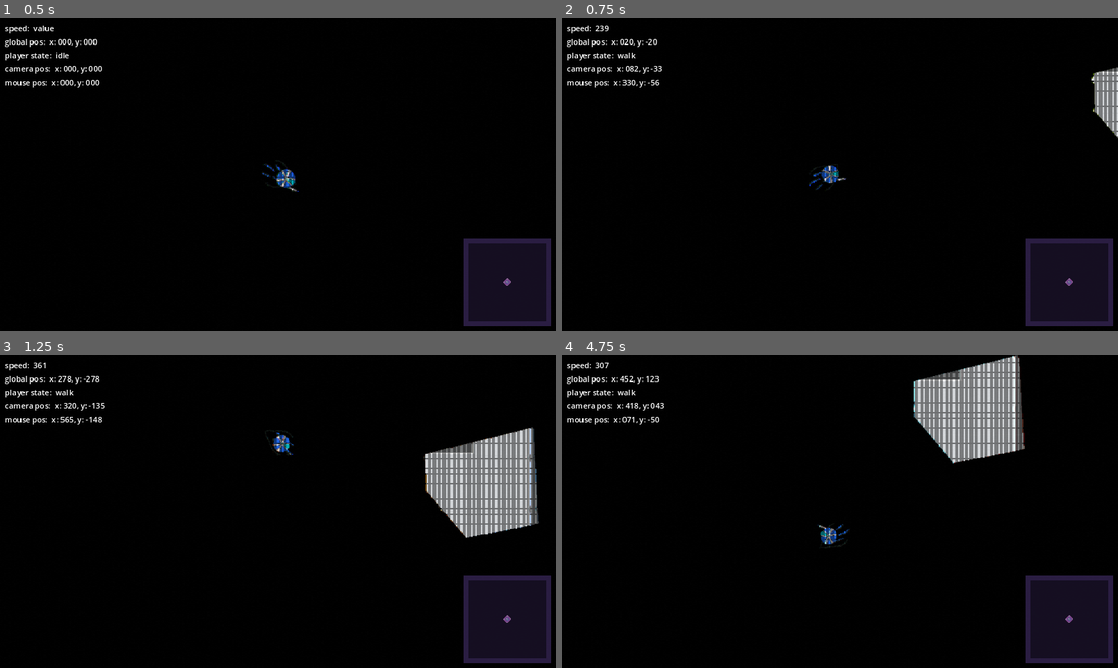
Above: before the commit, frames 1-4 (two rows, left to right).
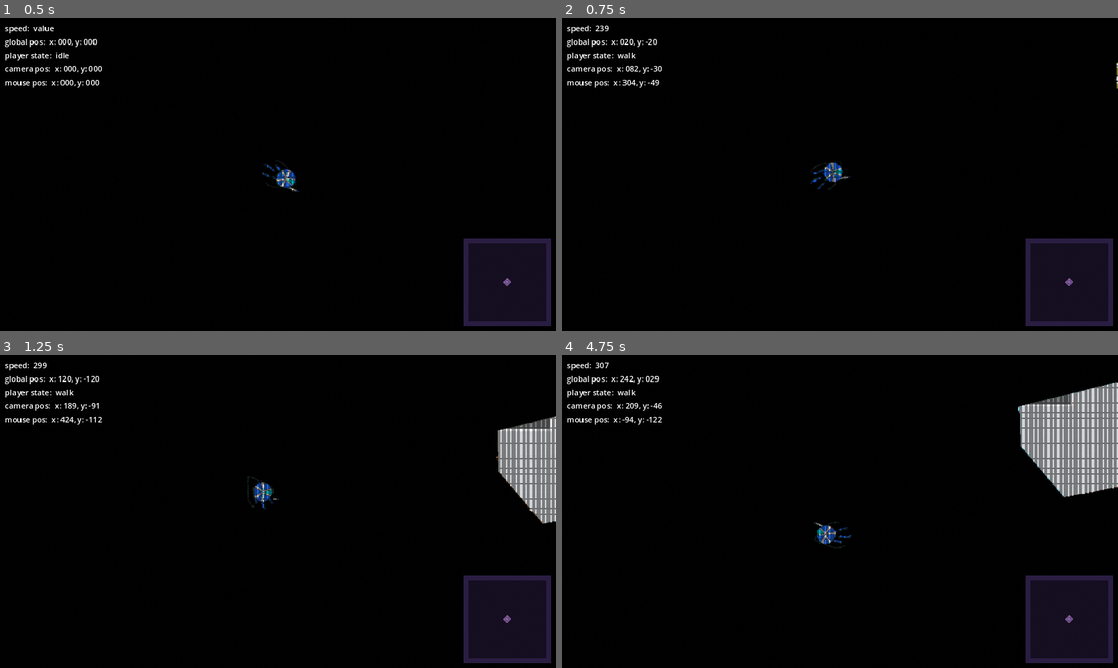
Above: after the commit, the same moments.

Repository: JJPSeno/project-q
Game: Godot game, scene res://World/world.tscn
Same seed, same stepped clock (60 frames per second), same inputs: the game is played once before the commit and once after it.
Inputs (mouse positions are in pixels of both pictures, inside the frame that each line leads up to):
- Up to frame 1 (0.5 s): no input
- Up to frame 2 (0.75 s): tap Enter at 0.5 s; move the mouse to (962, 158) at 0.52 s; hold D (right) from 0.53 s (still down); hold W (base_movement) from 0.53 s (still down)
- Up to frame 3 (1.25 s): keep holding D (right); keep holding W (base_movement); tap Space (dash, bound only before the commit) at 0.8 s
- Up to frame 4 (4.75 s): move the mouse to (728, 527) at 1.27 s; release D (right) at 1.28 s; release W (base_movement) at 1.28 s; hold S (down) 1.28-2.03 s; tap Space (dash, bound only before the commit) at 1.35, 3.05, 3.6 s; tap Shift (run) at 1.55, 4.35 s; move the mouse to (895, 442) at 2.02 s; hold Shift (run) 2.03-2.78 s; hold D (right) 2.03-3.53 s; tap W (base_movement) at 2.3, 2.85, 4.55 s; move the mouse to (812, 574) at 2.77 s; move the mouse to (1006, 558) at 3.52 s; hold Shift (run) 3.53-4.28 s; hold A (left) from 3.53 s (still down); move the mouse to (673, 464) at 4.27 s

Frame 1 is identical in both runs. In frame 2, 1.0% of the frame differs, in the area x 11-100%, y 14-55%; in frame 3, 6.3%; in frame 4, 11%, in the area x 10-100%, y 0-62%.

Commit message:
Add ability controller

Diff:
--- a/Controllers/CameraController/camera_controller.tscn
+++ /dev/null
@@ -1,3 +0,0 @@
-[gd_scene format=3 uid="uid://bslob6terfaas"]
-
-[node name="CameraController" type="Node2D"]
--- a/Controllers/DirectionController/direction_controller.gd
+++ /dev/null
@@ -1,9 +0,0 @@
-extends Node2D
-
-
-@export var parent : Node2D
-
-
-func _process(_delta: float) -> void:
-	if parent != null:
-		parent.look_at(get_global_mouse_position())
--- a/Controllers/DirectionController/direction_controller.tscn
+++ /dev/null
@@ -1,6 +0,0 @@
-[gd_scene load_steps=2 format=3 uid="uid://cdbkt3ih37ybm"]
-
-[ext_resource type="Script" path="res://Controllers/DirectionController/direction_controller.gd" id="1_eqtle"]
-
-[node name="DirectionController" type="Node2D"]
-script = ExtResource("1_eqtle")
--- a/Controllers/MovementController/movement_controller.gd
+++ /dev/null
@@ -1,18 +0,0 @@
-class_name MovementController
-extends Node
-
-
-@export var parent : CharacterBody2D
-
-#try to add this to func _input
-func _physics_process(_delta: float) -> void:
-	if Input.is_action_pressed("base_movement"):
-		if Input.is_action_pressed("run"):
-			get_node("MovementStateMachine").change_state("run")
-		else:
-			get_node("MovementStateMachine").change_state("walk")
-
-		if Input.is_action_just_pressed("dash") and int(parent.velocity.length()) > 0:
-			get_node("MovementStateMachine").change_state("dash")
-	else:
-		get_node("MovementStateMachine").change_state("idle")
--- a/Controllers/MovementController/movement_controller.tscn
+++ /dev/null
@@ -1,20 +0,0 @@
-[gd_scene load_steps=7 format=3 uid="uid://dff0j6n77jhyg"]
-
-[ext_resource type="Script" path="res://Player/movement_state_machine.gd" id="1_ceiam"]
-[ext_resource type="Script" path="res://Controllers/MovementController/movement_controller.gd" id="1_makro"]
-[ext_resource type="Resource" uid="uid://bymv1e5uakhye" path="res://States/MovementStates/idle.tres" id="2_rl13b"]
-[ext_resource type="Resource" uid="uid://7k4h71634wf7" path="res://States/MovementStates/walk.tres" id="3_5ijnh"]
-[ext_resource type="Resource" uid="uid://csqgcgbjwwur8" path="res://States/MovementStates/run.tres" id="4_io8pf"]
-[ext_resource type="Resource" uid="uid://bosgu1a03orev" path="res://States/MovementStates/dash.tres" id="5_cxd8d"]
-
-[node name="MovementController" type="Node"]
-script = ExtResource("1_makro")
-
-[node name="MovementStateMachine" type="Node" parent="."]
-script = ExtResource("1_ceiam")
-movement_states = {
-"dash": ExtResource("5_cxd8d"),
-"idle": ExtResource("2_rl13b"),
-"run": ExtResource("4_io8pf"),
-"walk": ExtResource("3_5ijnh")
-}
--- /dev/null
+++ b/Controllers/PlayerAbilityController/player_ability_controller.gd
@@ -0,0 +1 @@
+extends Node
--- /dev/null
+++ b/Controllers/PlayerAbilityController/player_ability_controller.tscn
@@ -0,0 +1,6 @@
+[gd_scene load_steps=2 format=3 uid="uid://b4s4ypiv7hikj"]
+
+[ext_resource type="Script" path="res://Controllers/PlayerAbilityController/player_ability_controller.gd" id="1_wvmhy"]
+
+[node name="PlayerAbilityController" type="Node"]
+script = ExtResource("1_wvmhy")
--- /dev/null
+++ b/Controllers/PlayerMovementController/player_movement_controller.gd
@@ -0,0 +1,22 @@
+class_name MovementController
+extends Node
+
+
+@export var parent : CharacterBody2D
+@export var input_movement_states : Dictionary
+@export var ability_movement_states : Dictionary
+@onready var input_movement_state_machine: InputMovementStateMachine = $InputMovementStateMachine
+
+@onready var ability_movement_state_machine: AbilityMovementStateMachine = $AbilityMovementStateMachine
+
+#try to add this to func _input
+func _physics_process(_delta: float) -> void:
+	if Input.is_action_pressed("base_movement"):
+		if Input.is_action_pressed("run"):
+			input_movement_state_machine.change_state("run")
+		else:
+			input_movement_state_machine.change_state("walk")
+		#if Input.is_action_just_pressed("dash") and int(parent.velocity.length()) > 0:
+			#get_node("MovementStateMachine").change_state("dash")
+	else:
+		input_movement_state_machine.change_state("idle")
--- /dev/null
+++ b/Controllers/PlayerMovementController/player_movement_controller.tscn
@@ -0,0 +1,20 @@
+[gd_scene load_steps=4 format=3 uid="uid://dff0j6n77jhyg"]
+
+[ext_resource type="Script" path="res://Player/input_movement_state_machine.gd" id="1_ceiam"]
+[ext_resource type="Script" path="res://Controllers/PlayerMovementController/player_movement_controller.gd" id="1_makro"]
+[ext_resource type="Script" path="res://Player/ability_movement_state_machine.gd" id="3_6wjeh"]
+
+[node name="PlayerMovementController" type="Node"]
+script = ExtResource("1_makro")
+
+[node name="InputMovementStateMachine" type="Node" parent="."]
+script = ExtResource("1_ceiam")
+
+[node name="AbilityMovementStateMachine" type="Node" parent="."]
+script = ExtResource("3_6wjeh")
+
+[node name="dash" type="Node2D" parent="AbilityMovementStateMachine"]
+
+[node name="grapple" type="Node2D" parent="AbilityMovementStateMachine"]
+
+[node name="idle" type="Node2D" parent="AbilityMovementStateMachine"]
--- /dev/null
+++ b/Controllers/WorldCameraController/world_camera_controller.tscn
@@ -0,0 +1,6 @@
+[gd_scene load_steps=2 format=3 uid="uid://bslob6terfaas"]
+
+[ext_resource type="Script" path="res://Controllers/WorldCameraController/world_camera_controller.gd" id="1_wks67"]
+
+[node name="WorldCameraController" type="Node2D"]
+script = ExtResource("1_wks67")
--- /dev/null
+++ b/Player/ability_movement_state_machine.gd
@@ -0,0 +1,29 @@
+class_name AbilityMovementStateMachine
+extends Node
+
+var movement_states : Dictionary
+var current_state_name : String
+var movement_controller : Node
+var parent : Node2D
+
+func _ready() -> void:
+	movement_controller = get_parent()
+	parent = movement_controller.parent
+	movement_states = movement_controller.ability_movement_states
+
+
+
+func change_state(state_name: String) -> void:
+	pass
+
+
+func _physics_process(delta: float) -> void:
+	pass
+
+
+func _exit_state(_state_name: String) -> void:
+	pass
+
+
+#func _get_current_state() -> InputMovementState:
+	#pass
--- /dev/null
+++ b/Player/gun.gd
@@ -0,0 +1,6 @@
+extends Node2D
+
+
+# Called every frame. 'delta' is the elapsed time since the previous frame.
+func _process(delta: float) -> void:
+	look_at(get_global_mouse_position())
--- a/Player/movement_state_machine.gd
+++ b/Player/input_movement_state_machine.gd
@@ -1,4 +1,4 @@
-class_name MovementStateMachine
+class_name InputMovementStateMachine
 extends Node
 
 
@@ -26,7 +26,7 @@
 }
 """
 #endregion
-@export var movement_states : Dictionary
+var movement_states : Dictionary
 var current_state_name : String
 var movement_controller : Node
 var parent : Node2D
@@ -41,6 +41,7 @@
 
 func _ready() -> void:
 	movement_controller = get_parent()
+	movement_states = movement_controller.input_movement_states
 	parent = movement_controller.parent
 	current_state_name = "run"
 
@@ -74,5 +75,5 @@
 	pass
 
 
-func _get_current_state() -> MovementState:
+func _get_current_state() -> InputMovementState:
 	return movement_states[current_state_name]
--- a/Player/player.gd
+++ b/Player/player.gd
@@ -1 +1,6 @@
 extends CharacterBody2D
+
+
+
+func _process(_delta: float) -> void:
+	look_at(get_global_mouse_position())
--- a/Player/player.tscn
+++ b/Player/player.tscn
@@ -1,11 +1,14 @@
-[gd_scene load_steps=11 format=3 uid="uid://5liwdgjjhcr2"]
+[gd_scene load_steps=14 format=3 uid="uid://5liwdgjjhcr2"]
 
 [ext_resource type="Script" path="res://Player/player.gd" id="1_t54ku"]
-[ext_resource type="PackedScene" uid="uid://cdbkt3ih37ybm" path="res://Controllers/DirectionController/direction_controller.tscn" id="2_fyewk"]
-[ext_resource type="PackedScene" uid="uid://dff0j6n77jhyg" path="res://Controllers/MovementController/movement_controller.tscn" id="2_qxbrg"]
+[ext_resource type="PackedScene" uid="uid://dff0j6n77jhyg" path="res://Controllers/PlayerMovementController/player_movement_controller.tscn" id="2_qxbrg"]
+[ext_resource type="Resource" uid="uid://bymv1e5uakhye" path="res://States/InputMovementStates/idle.tres" id="3_jy7ve"]
+[ext_resource type="Resource" uid="uid://csqgcgbjwwur8" path="res://States/InputMovementStates/run.tres" id="4_jf46q"]
 [ext_resource type="Texture2D" uid="uid://c25qlso7presn" path="res://Assets/Player/cape2.png" id="4_wlr4d"]
+[ext_resource type="Resource" uid="uid://7k4h71634wf7" path="res://States/InputMovementStates/walk.tres" id="5_d40nl"]
 [ext_resource type="Texture2D" uid="uid://bo6uluwlfq4u2" path="res://Assets/Player/cape1.png" id="5_yk7be"]
 [ext_resource type="Texture2D" uid="uid://bjftovq844y6n" path="res://Assets/Player/gun.png" id="6_8gtic"]
+[ext_resource type="PackedScene" uid="uid://b4s4ypiv7hikj" path="res://Controllers/PlayerAbilityController/player_ability_controller.tscn" id="6_hsx6x"]
 [ext_resource type="Texture2D" uid="uid://c08sui0c2gn88" path="res://Assets/Player/player.png" id="7_78jdo"]
 
 [sub_resource type="CircleShape2D" id="CircleShape2D_4a0ob"]
@@ -22,11 +25,15 @@
 up_direction = Vector2(1, 0)
 script = ExtResource("1_t54ku")
 
-[node name="MovementController" parent="." node_paths=PackedStringArray("parent") instance=ExtResource("2_qxbrg")]
+[node name="PlayerMovementController" parent="." node_paths=PackedStringArray("parent") instance=ExtResource("2_qxbrg")]
 parent = NodePath("..")
+input_movement_states = {
+"idle": ExtResource("3_jy7ve"),
+"run": ExtResource("4_jf46q"),
+"walk": ExtResource("5_d40nl")
+}
 
-[node name="DirectionController" parent="." node_paths=PackedStringArray("parent") instance=ExtResource("2_fyewk")]
-parent = NodePath("..")
+[node name="PlayerAbilityController" parent="." instance=ExtResource("6_hsx6x")]
 
 [node name="CompositeSprite" type="Node2D" parent="."]
 position = Vector2(-5, 13)
@@ -92,5 +99,3 @@
 [node name="CollisionShape2D" type="CollisionShape2D" parent="."]
 position = Vector2(14, 0)
 shape = SubResource("CircleShape2D_hrudf")
-
-[editable path="MovementController"]
--- a/States/MovementStates/dash.tres
+++ b/States/AbilityMovementStates/TODEL_FLAG_dash.tres
@@ -1,13 +1,13 @@
 [gd_resource type="Resource" script_class="MovementState" load_steps=2 format=3 uid="uid://bosgu1a03orev"]
 
-[ext_resource type="Script" path="res://States/MovementStates/movement_state.gd" id="1_37jfi"]
+[ext_resource type="Script" path="res://States/InputMovementStates/input_movement_state.gd" id="1_37jfi"]
 
 [resource]
 script = ExtResource("1_37jfi")
 name = "dash"
 id = 3
-speed = 2000.0
-camera_zoom = Vector2(1, 1)
-camera_speed = 40.0
+speed = 3000.0
+camera_zoom = Vector2(0.9, 0.9)
+camera_speed = 5.0
 acceleration = 4500.0
 friction = 1.0
--- /dev/null
+++ b/States/AbilityMovementStates/ability_movement_state.gd
@@ -0,0 +1,11 @@
+class_name AbilityMovementState
+extends Resource
+#TODO: CHANGE OR EVEN REMOVE
+@export var name : String
+@export var id : int
+@export var speed := 200.0
+@export var camera_zoom := Vector2(1,1)
+@export var camera_speed := 5.0
+@export var acceleration := 1.0
+@export var friction := 1.0
+@export_multiline var callback : String
--- /dev/null
+++ b/States/AbilityMovementStates/grappling_hook.tres
@@ -0,0 +1,14 @@
+[gd_resource type="Resource" script_class="AbilityMovementState" load_steps=2 format=3 uid="uid://gptsft0npy12"]
+
+[ext_resource type="Script" path="res://States/AbilityMovementStates/ability_movement_state.gd" id="1_t6bj4"]
+
+[resource]
+script = ExtResource("1_t6bj4")
+name = ""
+id = 0
+speed = 200.0
+camera_zoom = Vector2(1, 1)
+camera_speed = 5.0
+acceleration = 1.0
+friction = 1.0
+callbacks = ""
--- a/States/MovementStates/idle.tres
+++ b/States/InputMovementStates/idle.tres
@@ -1,6 +1,6 @@
 [gd_resource type="Resource" script_class="MovementState" load_steps=2 format=3 uid="uid://bymv1e5uakhye"]
 
-[ext_resource type="Script" path="res://States/MovementStates/movement_state.gd" id="1_3qv66"]
+[ext_resource type="Script" path="res://States/InputMovementStates/input_movement_state.gd" id="1_3qv66"]
 
 [resource]
 script = ExtResource("1_3qv66")
@@ -8,6 +8,6 @@
 id = 0
 speed = 0.0
 camera_zoom = Vector2(1, 1)
-camera_speed = 10.0
+camera_speed = 5.0
 acceleration = 1.0
 friction = 6.0
--- a/States/MovementStates/movement_state.gd
+++ b/States/InputMovementStates/input_movement_state.gd
@@ -1,4 +1,4 @@
-class_name MovementState
+class_name InputMovementState
 extends Resource
 
 @export var name : String
--- a/States/MovementStates/run.tres
+++ b/States/InputMovementStates/run.tres
@@ -1,13 +1,13 @@
 [gd_resource type="Resource" script_class="MovementState" load_steps=2 format=3 uid="uid://csqgcgbjwwur8"]
 
-[ext_resource type="Script" path="res://States/MovementStates/movement_state.gd" id="1_fbbvw"]
+[ext_resource type="Script" path="res://States/InputMovementStates/input_movement_state.gd" id="1_fbbvw"]
 
 [resource]
 script = ExtResource("1_fbbvw")
 name = "run"
 id = 2
 speed = 600.0
-camera_zoom = Vector2(0.7, 0.7)
-camera_speed = 10.0
+camera_zoom = Vector2(0.8, 0.8)
+camera_speed = 8.0
 acceleration = 12.0
 friction = 1.0
--- a/States/MovementStates/walk.tres
+++ b/States/InputMovementStates/walk.tres
@@ -1,13 +1,13 @@
 [gd_resource type="Resource" script_class="MovementState" load_steps=2 format=3 uid="uid://7k4h71634wf7"]
 
-[ext_resource type="Script" path="res://States/MovementStates/movement_state.gd" id="1_blkpx"]
+[ext_resource type="Script" path="res://States/InputMovementStates/input_movement_state.gd" id="1_blkpx"]
 
 [resource]
 script = ExtResource("1_blkpx")
 name = "walk"
 id = 1
 speed = 300.0
-camera_zoom = Vector2(0.9, 0.9)
+camera_zoom = Vector2(1, 1)
 camera_speed = 10.0
 acceleration = 8.0
 friction = 1.0
--- a/World/world.tscn
+++ b/World/world.tscn
@@ -1,8 +1,7 @@
-[gd_scene load_steps=10 format=4 uid="uid://bies7lf8gaipr"]
+[gd_scene load_steps=9 format=4 uid="uid://bies7lf8gaipr"]
 
-[ext_resource type="PackedScene" uid="uid://bslob6terfaas" path="res://Controllers/CameraController/camera_controller.tscn" id="1_bdx5k"]
+[ext_resource type="PackedScene" uid="uid://bslob6terfaas" path="res://Controllers/WorldCameraController/world_camera_controller.tscn" id="1_bdx5k"]
 [ext_resource type="PackedScene" uid="uid://5liwdgjjhcr2" path="res://Player/player.tscn" id="1_q4ndm"]
-[ext_resource type="Script" path="res://Controllers/CameraController/camera_controller.gd" id="2_iu3vl"]
 [ext_resource type="PackedScene" uid="uid://lhqm11dande5" path="res://World/Obstacles/obstacle_tilemap.tscn" id="2_tj0or"]
 [ext_resource type="PackedScene" uid="uid://7t16qx7bdmoo" path="res://GUI/MainCanvasLayer/main_canvas_layer.tscn" id="4_anaq4"]
 [ext_resource type="PackedScene" uid="uid://bf06v3pe65dgu" path="res://GUI/MainCanvasLayer/Minimap/Minimap.tscn" id="6_ci66x"]
@@ -51,17 +50,16 @@
 environment = SubResource("Environment_6syww")
 
 [node name="ObstacleTilemap" parent="." instance=ExtResource("2_tj0or")]
-tile_map_data = PackedByteArray("AAAuAPX/AAAAAAAAAQD//yMAAAA …(115 unchanged characters)… AAAQCT//j/AAAAAAAAAQDA/7H/AAAAAAAAAQA7AJL/AAAAAAAAAQA7AJH/AAAAAAAAAQCsANb/AAAAAAAAAQCpAFcAAAAAAA …(72 unchanged characters)…
+tile_map_data = PackedByteArray("AAAuAPX/AAAAAAAAAQD//yMAAAA …(115 unchanged characters)… AAAQCT//j/AAAAAAAAAQDA/7H/AAAAAAAAAQA7AJH/AAAAAAAAAQCsANb/AAAAAAAAAQCpAFcAAAAAAA …(72 unchanged characters)…
 
-[node name="CameraController" parent="." node_paths=PackedStringArray("player_node") instance=ExtResource("1_bdx5k")]
-script = ExtResource("2_iu3vl")
+[node name="WorldCameraController" parent="." node_paths=PackedStringArray("player_node") instance=ExtResource("1_bdx5k")]
 player_node = NodePath("../Player")
 
-[node name="WorldCamera" type="Camera2D" parent="CameraController"]
+[node name="WorldCamera" type="Camera2D" parent="WorldCameraController"]
 unique_name_in_owner = true
 enabled = false
 
-[node name="PlayerCamera" type="Camera2D" parent="CameraController"]
+[node name="PlayerCamera" type="Camera2D" parent="WorldCameraController"]
 unique_name_in_owner = true
 position_smoothing_enabled = true
 position_smoothing_speed = 10.0
--- a/project.godot
+++ b/project.godot
@@ -55,14 +55,14 @@
 "events": [Object(InputEventKey,"resource_local_to_scene":false,"resource_name":"","device":-1,"window_id":0,"alt_press …(192 unchanged characters)…
 ]
 }
-dash={
-"deadzone": 0.5,
-"events": [Object(InputEventKey,"resource_local_to_scene":false,"resource_name":"","device":-1,"window_id":0,"alt_pressed":false,"shift_pressed":false,"ctrl_pressed":false,"meta_pressed":false,"pressed":false,"keycode":0,"physical_keycode":32,"key_label":0,"unicode":32,"location":0,"echo":false,"script":null)
-]
-}
 run={
 "deadzone": 0.5,
 "events": [Object(InputEventKey,"resource_local_to_scene":false,"resource_name":"","device":-1,"window_id":0,"alt_press …(195 unchanged characters)…
+]
+}
+special={
+"deadzone": 0.5,
+"events": [Object(InputEventKey,"resource_local_to_scene":false,"resource_name":"","device":-1,"window_id":0,"alt_pressed":false,"shift_pressed":false,"ctrl_pressed":false,"meta_pressed":false,"pressed":false,"keycode":0,"physical_keycode":32,"key_label":0,"unicode":32,"location":0,"echo":false,"script":null)
 ]
 }
 movement={
@@ -91,11 +91,6 @@
 secondary={
 "deadzone": 0.5,
 "events": [Object(InputEventMouseButton,"resource_local_to_scene":false,"resource_name":"","device":-1,"window_id":0,"a …(258 unchanged characters)…
-]
-}
-special={
-"deadzone": 0.5,
-"events": [Object(InputEventKey,"resource_local_to_scene":false,"resource_name":"","device":-1,"window_id":0,"alt_pressed":false,"shift_pressed":false,"ctrl_pressed":false,"meta_pressed":false,"pressed":false,"keycode":0,"physical_keycode":32,"key_label":0,"unicode":32,"location":0,"echo":false,"script":null)
 ]
 }
 debug_1={
Renamed: Controllers/CameraController/camera_controller.gd -> Controllers/WorldCameraController/world_camera_controller.gd
Renamed: World/Background/DELFLAG_test_floor.tscn -> World/Background/TODEL_FLAG_test_floor.tscn
Not shown, changed: export_presets.cfg
